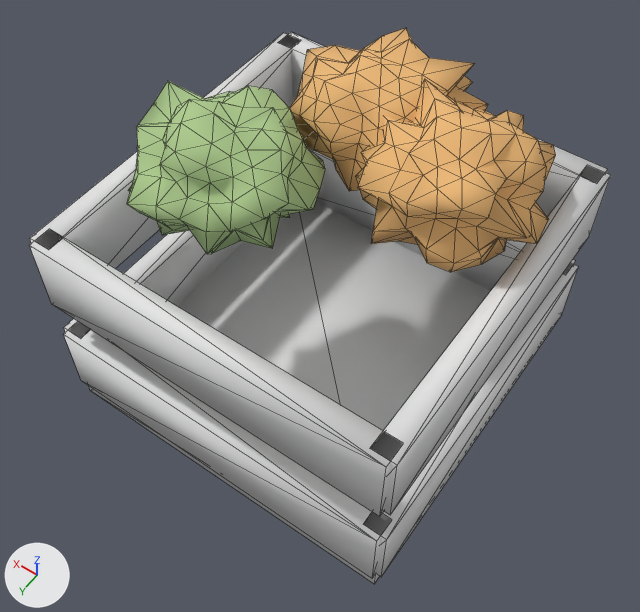
A saved change to the glTF model assets/models/crate.glb.
Before and after are seen from a 50 mm lens placed at (-0.541, 0.781, 1.378), pointed at (-0.025, 0.059, 0.243). Lighting does not change. The marker at lower left points along +X, +Y and +Z. The first picture is the older version. Mesh edges are drawn as thin lines.

In view in the first picture: 'geometry_0', 'geometry_1', 'geometry_2'.
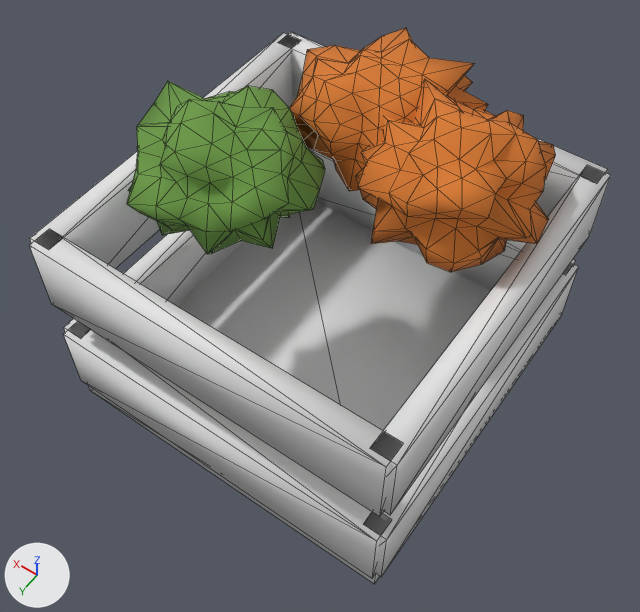
Location of each change, (x1, y1, x2, y2) in pixels of the pictures (640 x 612 px):
part 1 of me_geometry_2, recoloured (beige to orange): (289, 28, 556, 272) in both
part 2 of me_geometry_2, recoloured (darker): (127, 81, 325, 254) in both

The change in detail:
me_geometry_2 has 486 vertices, 960 faces and spans x -0.304..0.288, y -0.308..0.23, z 0.383..0.58.
me_geometry_2 is used by ob_geometry_2; location (0.0, 0.0, 0.0).
me_geometry_2 part 1: 640 faces centred in x -0.291..0.154, y -0.296..0.036, z 0.39..0.571 are repainted in the vertex colours; the middle colour goes from beige #edb977 to orange #d87a2e.
me_geometry_2 part 2: 320 faces centred in x -0.014..0.273, y -0.056..0.22, z 0.394..0.575 are repainted in the vertex colours; the middle colour goes from green #afcd8f to green #6c9b45.
